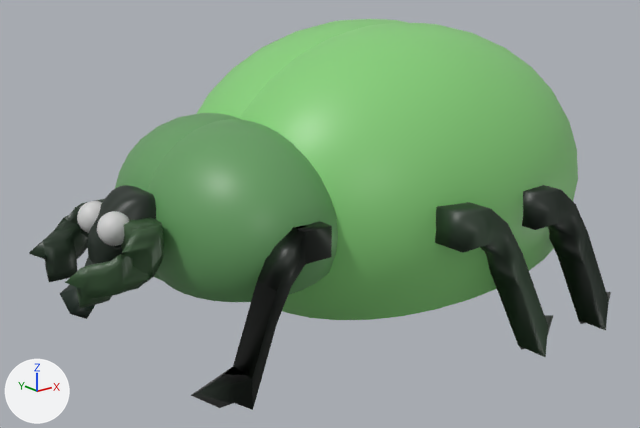
Renders of the COLLADA model EvilChild7/Assets/Prefabs/Scarabées/scarabee.dae from each side of a commit.
One viewpoint serves both versions: a 50 mm camera at (-3.77, -4.16, 2.28) aimed at (-0.46, -0.03, 0.63). The axes (+X, +Y, +Z) are drawn at lower left. The lights are the same throughout. Where no turn or scale is listed for an object, it has been applied to the vertices. Vertices at the same position are counted once.
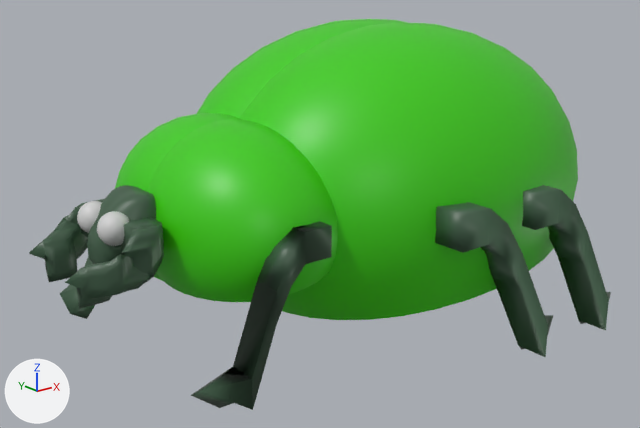
Location of each change, (x1, y1, x2, y2) in pixels of the pictures (640 x 428 px):
part 1 of me_cube_009, recoloured (black to green): (522, 185, 611, 330) in both
part 2 of me_cube_009, recoloured: (197, 19, 578, 320) in both
part 3 of me_cube_009, recoloured: (65, 218, 164, 309) in both
part 4 of me_cube_009, recoloured: (115, 113, 338, 302) in both
part 5 of me_cube_009, recoloured (black to green): (87, 185, 156, 264) in both
part 6 of me_cube_009, recoloured (black to green): (29, 199, 104, 282) in both
part 7 of me_cube_009, recoloured: (435, 202, 553, 357) in both
part 8 of me_cube_009, recoloured (black to green): (191, 221, 332, 410) in both
part 9 of me_cube_009, recoloured (black to green): (60, 256, 95, 319) in both

The edits, one by one:
Material 'corps_derriere' (mat_corps_derriere) is new.
Its base color is (0.0449, 0.608, 0.00146) (green #3ccd05).
Its roughness is 0.44.
Material 'patte4' (mat_patte4) is new.
Its base color is (0.049, 0.106, 0.0594) (dark green #3f5c45).
Its roughness is 0.44.
Material 'corps_devant' (mat_corps_devant) is new.
Its base color is (0.0449, 0.608, 0.00146) (green #3ccd05).
Its roughness is 0.44.
Material 'patte1' (mat_patte1) is new.
Its base color is (0.049, 0.106, 0.0594) (dark green #3f5c45).
Its roughness is 0.44.
Material 'patte6' (mat_patte6) is new.
Its base color is (0.049, 0.106, 0.0594) (dark green #3f5c45).
Its roughness is 0.44.
Material 'corne1' (mat_corne1) is new.
Its base color is (0.049, 0.106, 0.0594) (dark green #3f5c45).
Its roughness is 0.44.
Material 'tete' (mat_tete) is new.
Its base color is (0.049, 0.106, 0.0594) (dark green #3f5c45).
Its roughness is 0.44.
Material 'patte2' (mat_patte2) is new.
Its base color is (0.049, 0.106, 0.0594) (dark green #3f5c45).
Its roughness is 0.44.
Material 'patte3' (mat_patte3) is new.
Its base color is (0.049, 0.106, 0.0594) (dark green #3f5c45).
Its roughness is 0.44.
Material 'corne2' (mat_corne2) is new.
Its base color is (0.049, 0.106, 0.0594) (dark green #3f5c45).
Its roughness is 0.44.
Material 'patte5' (mat_patte5) is new.
Its base color is (0.049, 0.106, 0.0594) (dark green #3f5c45).
Its roughness is 0.44.
me_cube_009 has 8370 vertices, 16544 faces and spans x -2.47..1.2, y -0.19..2.45, z -0.94..0.96.
me_cube_009 is used by ob_cube_008; location (0.23, -1.126, 0.81).
me_cube_009 part 1: all 44 faces that had it switch from mat_material_007 (black #18241b) to mat_patte1 (dark green #3f5c45).
me_cube_009 part 2: all 1344 faces that had it switch from mat_material (green #88d17a) to mat_corps_derriere (green #3ccd05).
me_cube_009 part 3: all 716 faces that had it switch from mat_material_006 (dark green #355333) to mat_corne1 (dark green #3f5c45).
me_cube_009 part 4: all 1344 faces that had it switch from mat_material_005 (green #669e62) to mat_corps_devant (green #3ccd05).
me_cube_009 part 5: all 10240 faces that had it switch from mat_material_011 (black #18261c) to mat_tete (dark green #3f5c45).
me_cube_009 part 6: all 716 faces that had it switch from mat_material_008 (dark green #233525) to mat_corne2 (dark green #3f5c45).
me_cube_009 part 7: all 44 faces that had it switch from mat_material_000 (dark green #253727) to mat_patte2 (dark green #3f5c45).
me_cube_009 part 8: all 44 faces that had it switch from mat_material_003 (black #162118) to mat_patte3 (dark green #3f5c45).
me_cube_009 part 9: all 44 faces that had it switch from mat_material_004 (dark green #1d2c24) to mat_patte6 (dark green #3f5c45).
me_cube_009 no longer uses material mat_material_001 (dark green #365537).
me_cube_009 no longer uses material mat_material_002 (dark green #355339).
me_cube_009 now uses material mat_patte4 (dark green #3f5c45).
me_cube_009 now uses material mat_patte5 (dark green #3f5c45).
